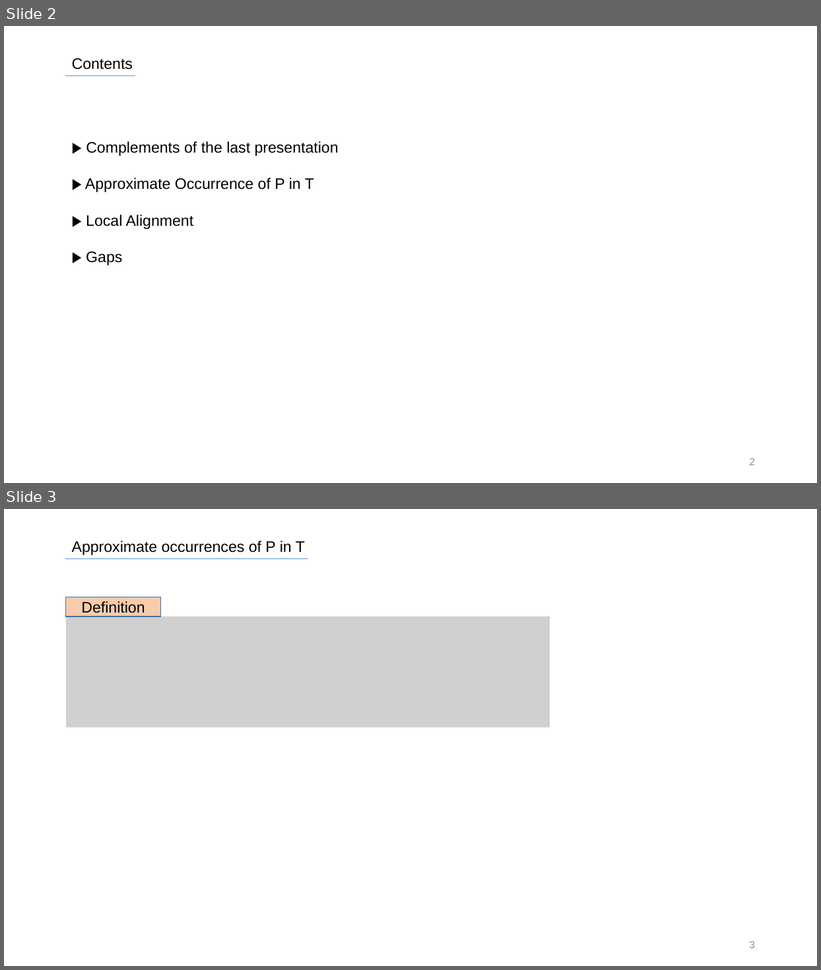
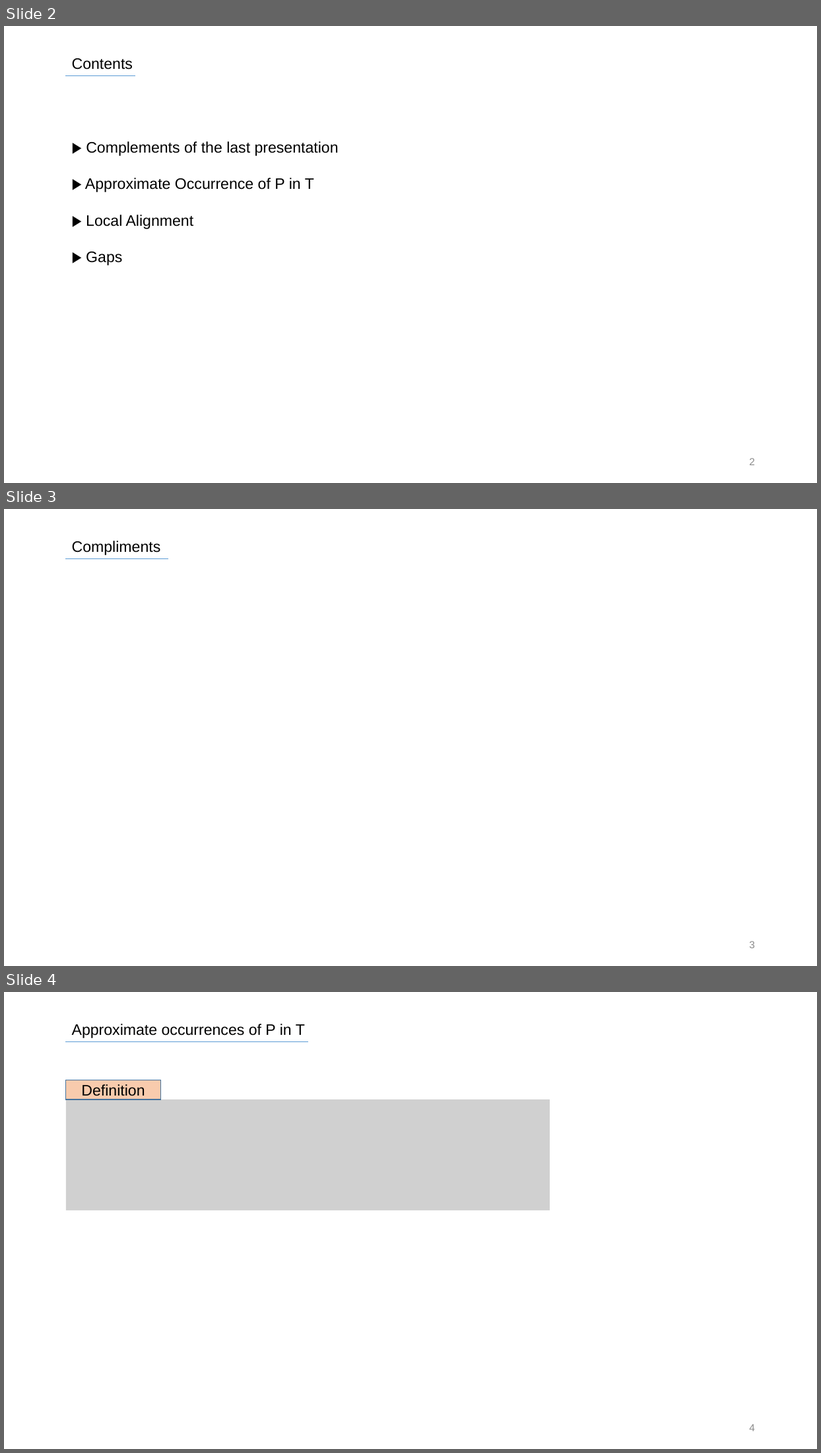
Before and after one commit to SiLviASizZ/HYU_2022, a slide deck: Intern/발표자료/0715/ASTS_0715.pptx. Shown one above the other, each under a label of ours: slides 2 and 3 before the commit, slides 2, 3 and 4 after it. The pictures are 821x970 and 821x1453 pixels, drawn with LibreOffice and Linux fonts; fonts in the diff are those of the drawing; grey boxes stand for pictures. Boxes give left, top, right and bottom in pixels: in the first picture for what was removed or moved away, otherwise in the second. Text is boxed around its words. In the diff, an @@ line names an element or a change of style, - is before the commit and + after.

```diff
--- a/Intern/발표자료/0715/ASTS_0715.pptx
+++ b/Intern/발표자료/0715/ASTS_0715.pptx
@@ slide 3 added at (x1=4, y1=509, x2=817, y2=966), background #FFFFFF @@
@@ text added at (x1=72, y1=541, x2=161, y2=555), 18 pt, text #000000 @@
+Compliments
@@ line added from (65, 559) to (168, 559), #5B9BD5 0.5 pt @@
@@ page number added at (x1=749, y1=941, x2=755, y2=949), 12 pt, text #8C8C8C @@
+3
@@ what was slide 3 is now slide 4 @@
@@ page number at (x1=749, y1=1424, x2=755, y2=1432): text changed @@
-3
+4
```
Also in this commit, not shown: 72 slides changed.
